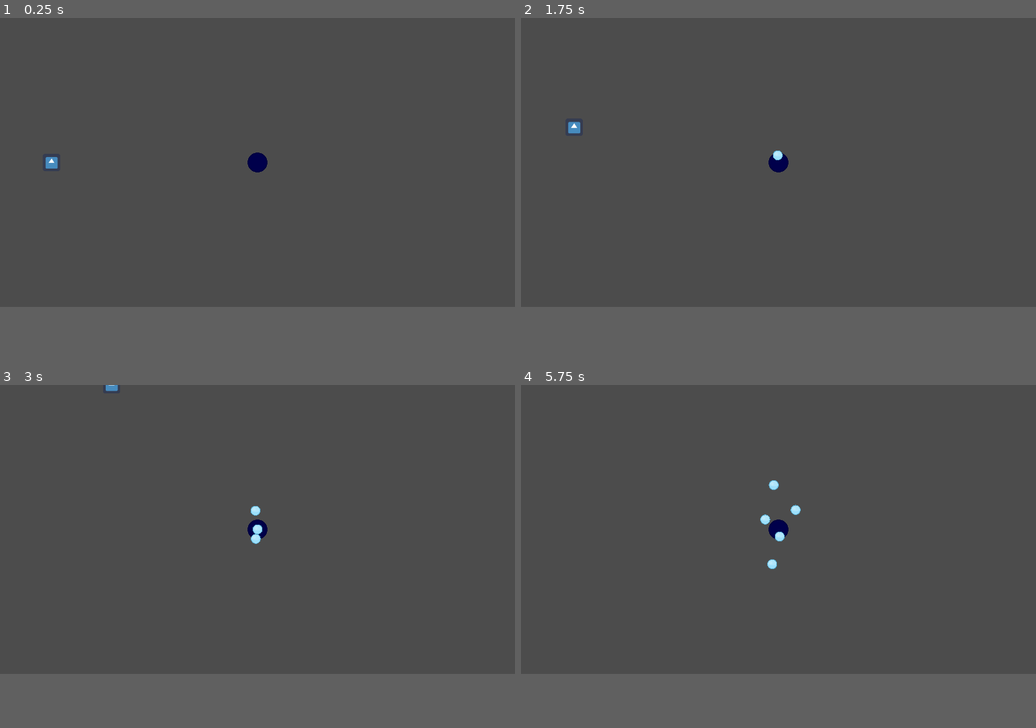
Above: before the commit, frames 1-4 (two rows, left to right).
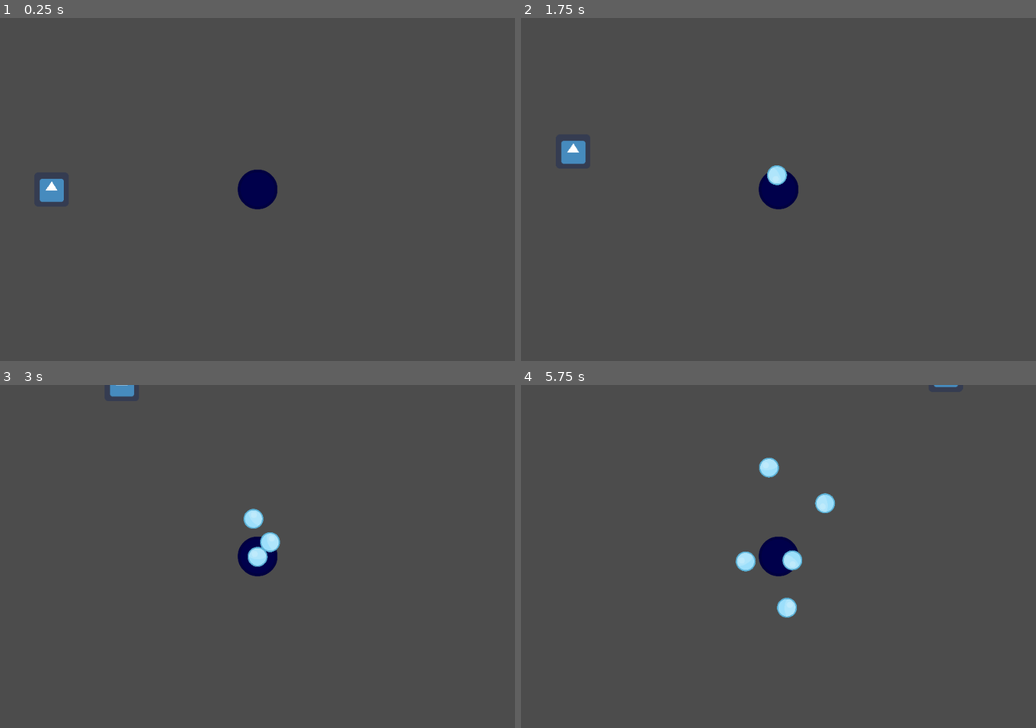
Above: after the commit, the same moments.

Repository: Pataclop/gamejam
Game: Godot game, scene res://Main.tscn
Same seed, same stepped clock (60 frames per second), same inputs: the game is played once before the commit and once after it. The engine's default icon, where the game draws it, is replaced by a stand-in: a white triangle on a blue panel in a dark square.
Inputs (mouse positions are in pixels of both pictures, inside the frame that each line leads up to):
- Up to frame 1 (0.25 s): no input
- Up to frame 2 (1.75 s): tap Enter at 0.5 s; move the mouse to (891, 148) at 0.52 s; click (891, 148) at 0.67 s; move the mouse to (778, 158) at 1.27 s; click (778, 158) at 1.42 s
- Up to frame 3 (3 s): move the mouse to (257, 529) at 2.02 s; click (257, 529) at 2.17 s; move the mouse to (231, 587) at 2.77 s; click (231, 587) at 2.92 s
- Up to frame 4 (5.75 s): move the mouse to (783, 525) at 3.52 s; click (783, 525) at 3.67 s; move the mouse to (778, 529) at 4.27 s; click (778, 529) at 4.42 s; move the mouse to (778, 529) at 5.02 s; click (778, 529) at 5.17 s
The window is 799x449 before the commit and 799x533 after it. Grey fills any space a smaller window leaves; there, only what the larger window draws over its background counts as a difference.

The runs differ from the first frame. In frame 1, 1.3% of the frame differs, in the area x 7-54%, y 39-56%; in frame 2, 1.3%; in frame 3, 1.2%; in frame 4, 1.8%, in the area x 41-85%, y 0-68%.

Commit message:
Ajoute rotation des ancres

Diff:
--- a/circles_jamming/Ball.gd
+++ b/circles_jamming/Ball.gd
@@ -8,18 +8,27 @@
 var player
 var dist_to_center
 var centerPos
+var angular_speed
+
+var sprite
 
 # Called when the node enters the scene tree for the first time.
 func _ready():
 	constant_linear_velocity = Vector2(cos(direction)*speed, sin(direction)*speed)
 	centerPos = position
+	sprite = get_node("Sprite")
 
 # Called every frame. 'delta' is the elapsed time since the previous frame.
 func _process(delta):
 	position = position + Vector2(cos(direction)*delta*speed, sin(direction)*delta*speed)
 	dist_to_center = position-centerPos
+	self.rotate(angular_speed)
 
-
+"""
+func color(ball_color):
+	get_node(Sprite).modulate = ball_color
+	pass
+"""
 
 func _on_Ball_input_event(viewport, event, shape_idx):
 	if event is InputEventMouseButton:
--- a/circles_jamming/Center.gd
+++ b/circles_jamming/Center.gd
@@ -23,5 +23,6 @@
 	new_ball.position = position
 	new_ball.direction = angle
 	new_ball.player = player
+	new_ball.angular_speed = (rng.randf()-0.5)/5
 	add_child(new_ball)
 	new_ball.connect("is_clicked",$PlayerCharacter,"_on_Target_is_clicked")
--- a/circles_jamming/PlayerCharacter.gd
+++ b/circles_jamming/PlayerCharacter.gd
@@ -9,9 +9,11 @@
 var length
 var clockwise
 
+var old_anchor = null
 
 func _ready():
 	t = 0
+	length = 0
 	clockwise = true
 
 
@@ -41,6 +43,19 @@
 
 func _on_Target_is_clicked(elementClicked, isClockwise):
 	if typeof(elementClicked) == 17: #it's an anchor
+
+		if(old_anchor == null):
+			old_anchor = elementClicked
+
+		print(old_anchor, elementClicked)
+
+		#old_color = Color(1,1,1)
+		#new_color = Color(1,1,1)
+		#elementClicked.color()
+
+
+		old_anchor = elementClicked
+
 		clockwise = isClockwise
 		target = elementClicked
 		var targetPos = target.position
--- a/circles_jamming/project.godot
+++ b/circles_jamming/project.godot
@@ -21,9 +21,8 @@
 
 [display]
 
-window/size/width=1920
-window/size/height=1080
-window/size/fullscreen=true
+window/size/width=960
+window/size/height=640
 
 [importer_defaults]
 
Not shown, added: circles_jamming/export_presets.cfg
